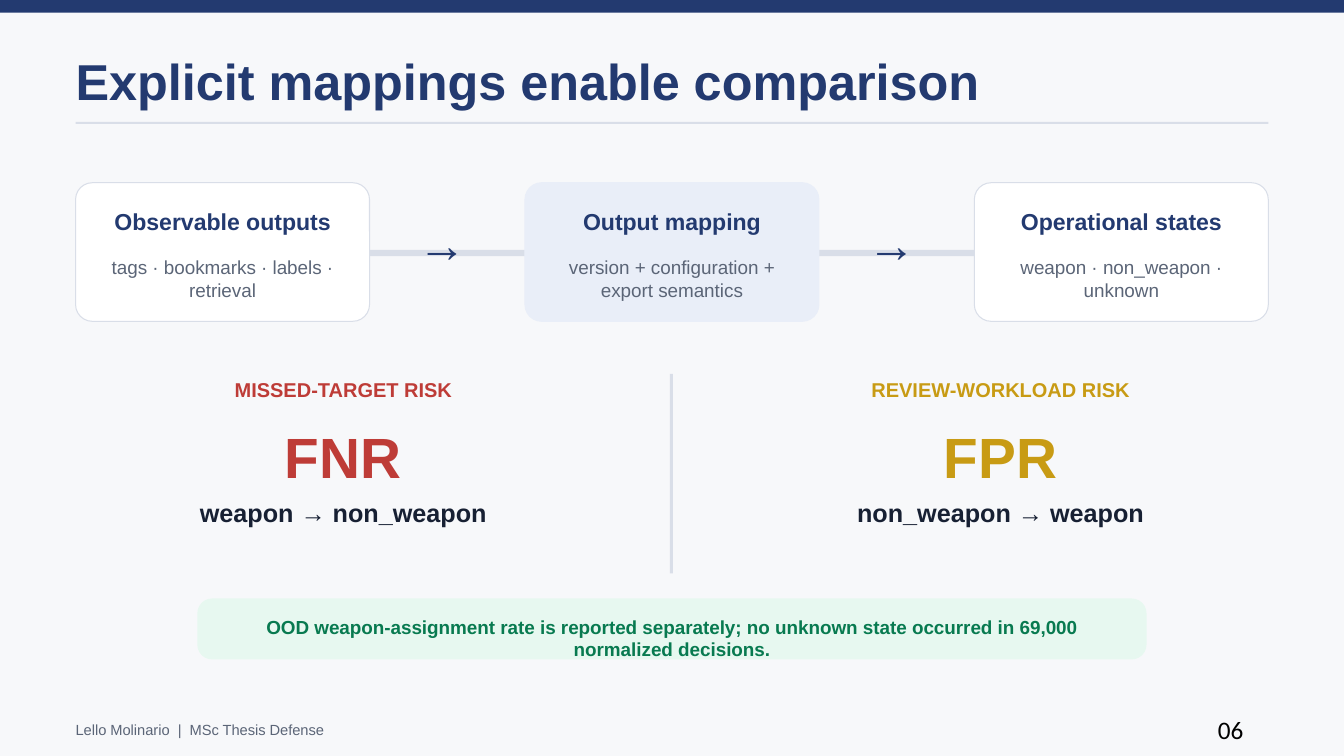
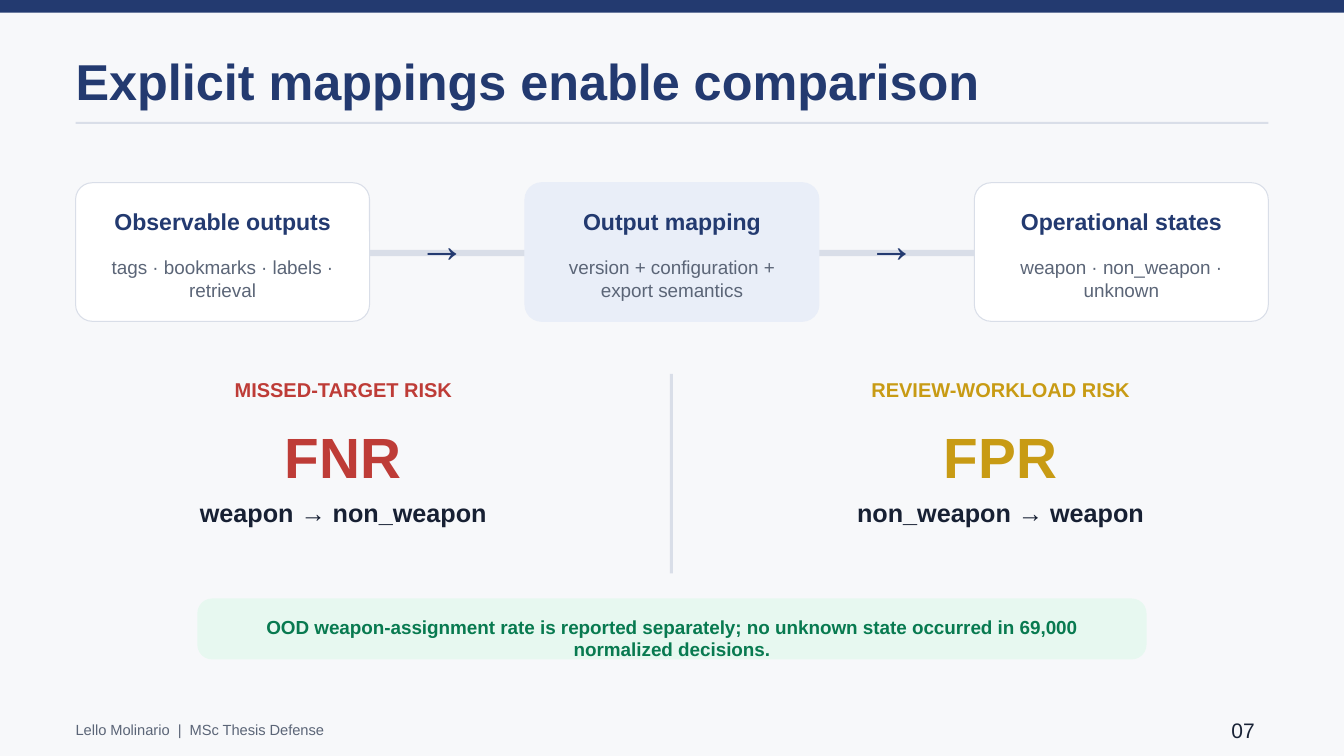
Before and after one commit to lmolinario/Molinario_Thesis_Defense_2026, a slide deck: slide 7 of Molinario_Thesis_Defense_2026.pptx (slide 6 before the commit). Drawn at 1344x756 pixels with LibreOffice and Linux fonts; fonts in the diff are those of the drawing. Boxes give left, top, right and bottom in pixels: in the first picture for what was removed or moved away, otherwise in the second. Text is boxed around its words. In the diff, an @@ line names an element or a change of style, - is before the commit and + after.

```diff
--- a/Molinario_Thesis_Defense_2026.pptx
+++ b/Molinario_Thesis_Defense_2026.pptx
@@ text at (x1=1231, y1=723, x2=1254, y2=738): text changed; size 18 to 15 pt; font Calibri to Arial; text colour #000000 to #182235 @@
-06
+07
```
Also in this commit, not shown: 8 other slides changed, 1 slide added, 1 other file.
